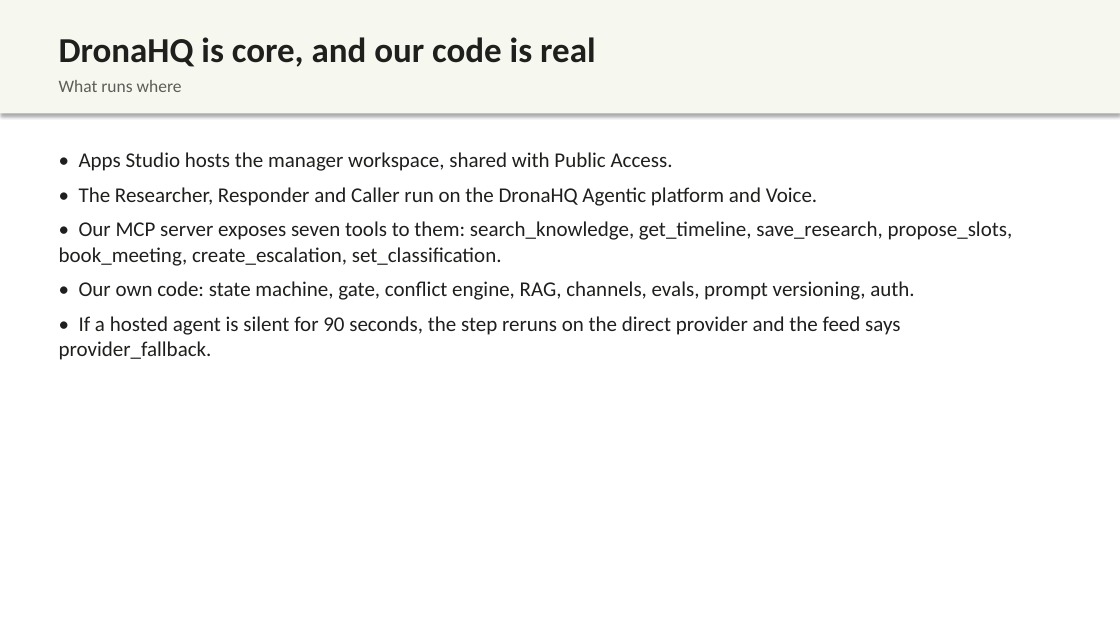
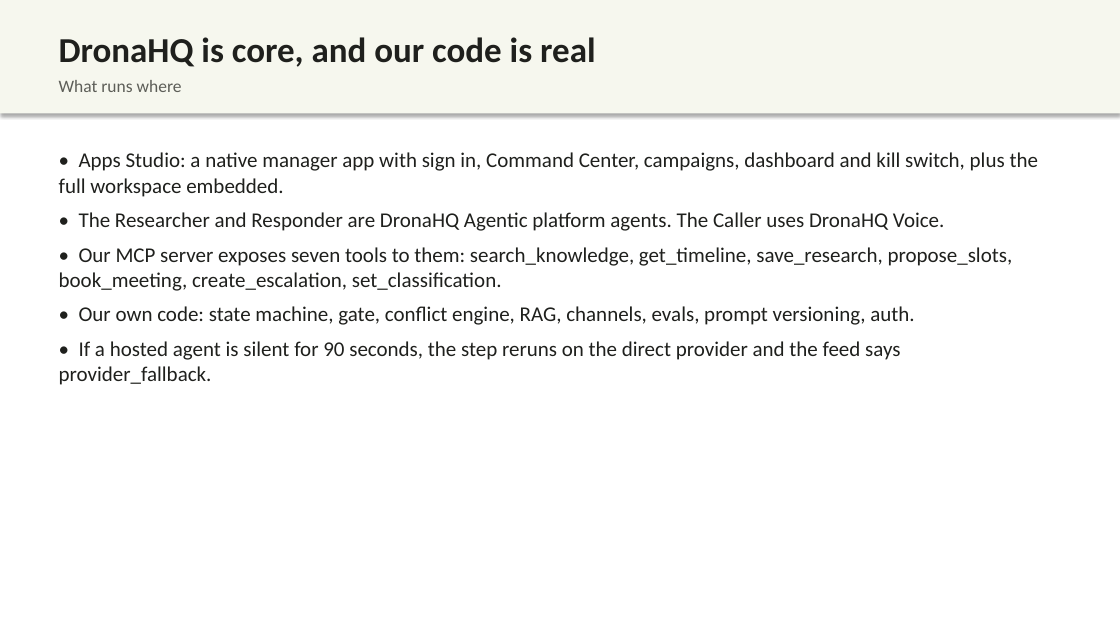
Before and after one commit to kiranG18/Buildathon-2026, a slide deck: slide 6 of docs/deck/Cadence.pptx. Drawn at 1120x630 pixels with LibreOffice and Linux fonts; fonts in the diff are those of the drawing. Boxes give left, top, right and bottom in pixels: in the first picture for what was removed or moved away, otherwise in the second. Text is boxed around its words. In the diff, an @@ line names an element or a change of style, - is before the commit and + after.

```diff
--- a/docs/deck/Cadence.pptx
+++ b/docs/deck/Cadence.pptx
@@ text at bbox=[59, 152, 1038, 231]: text changed @@
-• Apps Studio hosts the manager workspace, shared with Public Access.
-• The Researcher, Responder and Caller run on the DronaHQ Agentic platform and Voice.
+• Apps Studio: a native manager app with sign in, Command Center, campaigns, dashboard and kill switch, plus the full workspace embedded.
+• The Researcher and Responder are DronaHQ Agentic platform agents. The Caller uses DronaHQ Voice.
```
Also in this commit, not shown: 6 other slides changed, 1 slide added, 5 other files.
